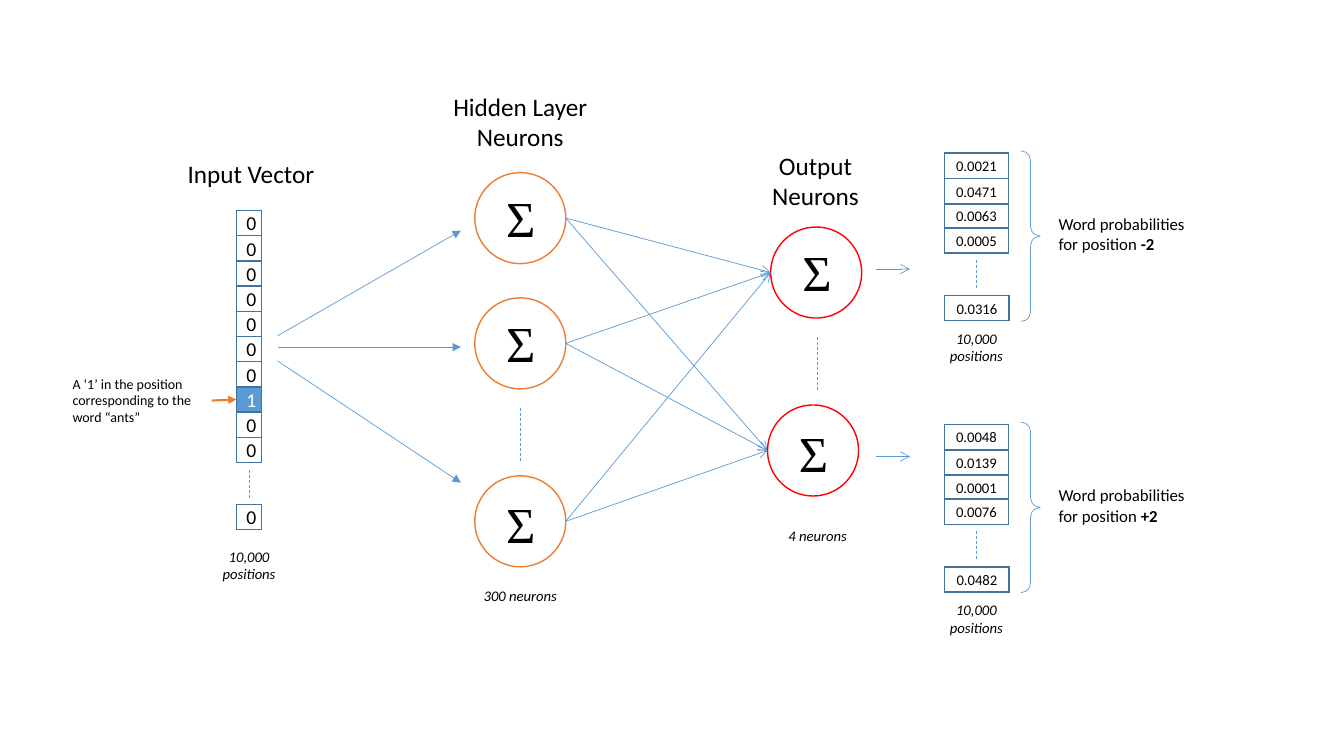
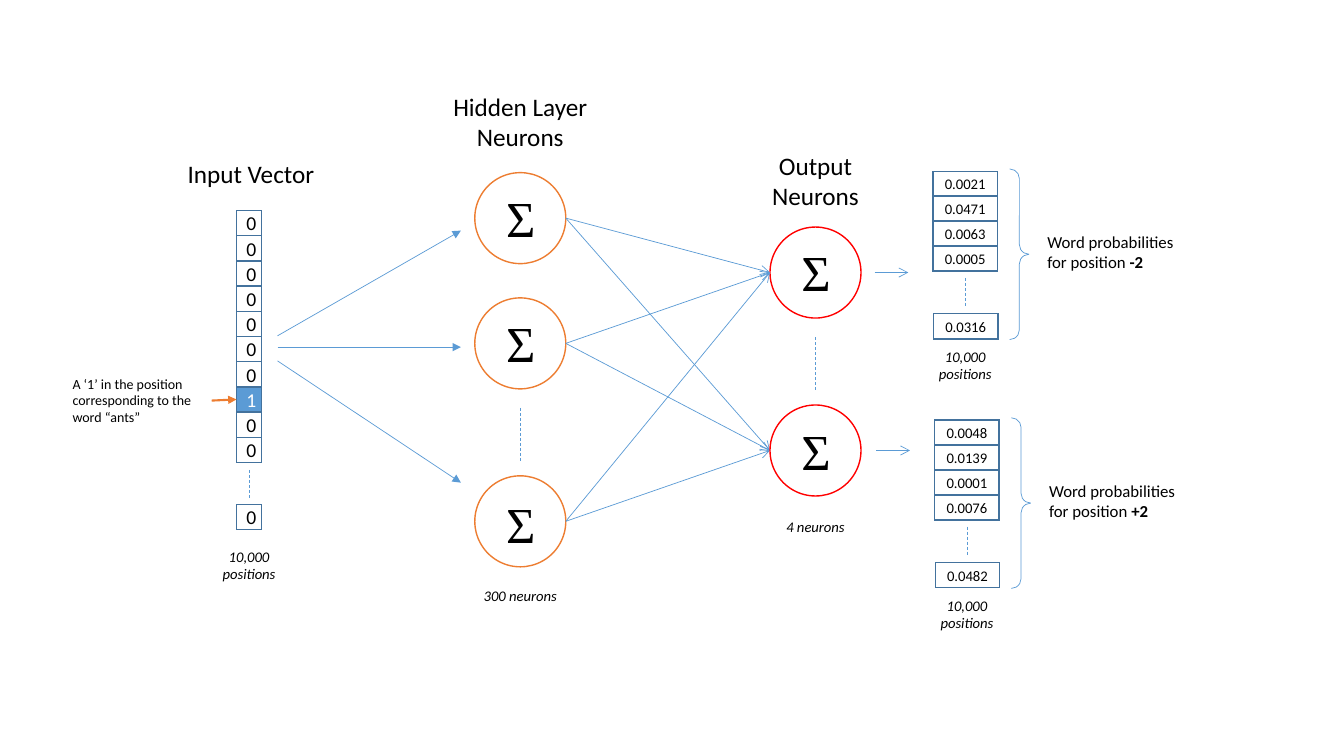
Before and after one commit to chrisjmccormick/chrisjmccormick.github.io, a slide deck: slide 1 of assets/Word2Vec_Illustrations.pptx. Drawn at 1344x756 pixels with LibreOffice and Linux fonts; fonts in the diff are those of the drawing. Boxes give left, top, right and bottom in pixels: in the first picture for what was removed or moved away, otherwise in the second. Text is boxed around its words. In the diff, an @@ line names an element or a change of style, - is before the commit and + after.

Commit message:
Updated Word2Vec illustration

```diff
--- a/assets/Word2Vec_Illustrations.pptx
+++ b/assets/Word2Vec_Illustrations.pptx
@@ 4 rectangles, 2 texts, 1 line, 1 right brace: place and size @@
-4 rectangles, 2 texts, 1 line, 1 right brace at bbox=[945, 151, 1185, 364]
+4 rectangles, 2 texts, 1 line, 1 right brace at bbox=[934, 169, 1174, 382]
@@ ellipse at bbox=[770, 227, 861, 318]: fill #FFFFFF to none @@
@@ rectangle "0.0063": place and size @@
-rectangle "0.0063" at bbox=[945, 204, 1009, 229]
+rectangle "0.0063" at bbox=[934, 221, 998, 246]
@@ arrow moved from (876, 269) - (910, 269) to (875, 272) - (908, 272) @@
@@ rectangle: place and size @@
-rectangle at bbox=[769, 319, 837, 419]
+rectangle at bbox=[782, 319, 850, 419]
@@ rectangle removed at bbox=[784, 319, 852, 419] @@
@@ ellipse at bbox=[770, 405, 861, 496]: fill #FFFFFF to none @@
@@ 5 rectangles, 2 texts, 1 line, 1 right brace: place and size @@
-5 rectangles, 2 texts, 1 line, 1 right brace at bbox=[945, 422, 1185, 636]
+5 rectangles, 2 texts, 1 line, 1 right brace at bbox=[935, 417, 1175, 631]
@@ 3 arrows: place and size @@
-3 arrows at bbox=[566, 218, 767, 521]
+3 arrows at bbox=[566, 218, 770, 521]
@@ arrow moved from (876, 457) - (910, 457) to (876, 451) - (910, 451) @@
@@ text "4 neurons": place and size @@
-text "4 neurons" at bbox=[788, 531, 847, 541]
+text "4 neurons" at bbox=[786, 522, 845, 532]
```
Also in this commit, not shown: 1 other file.
